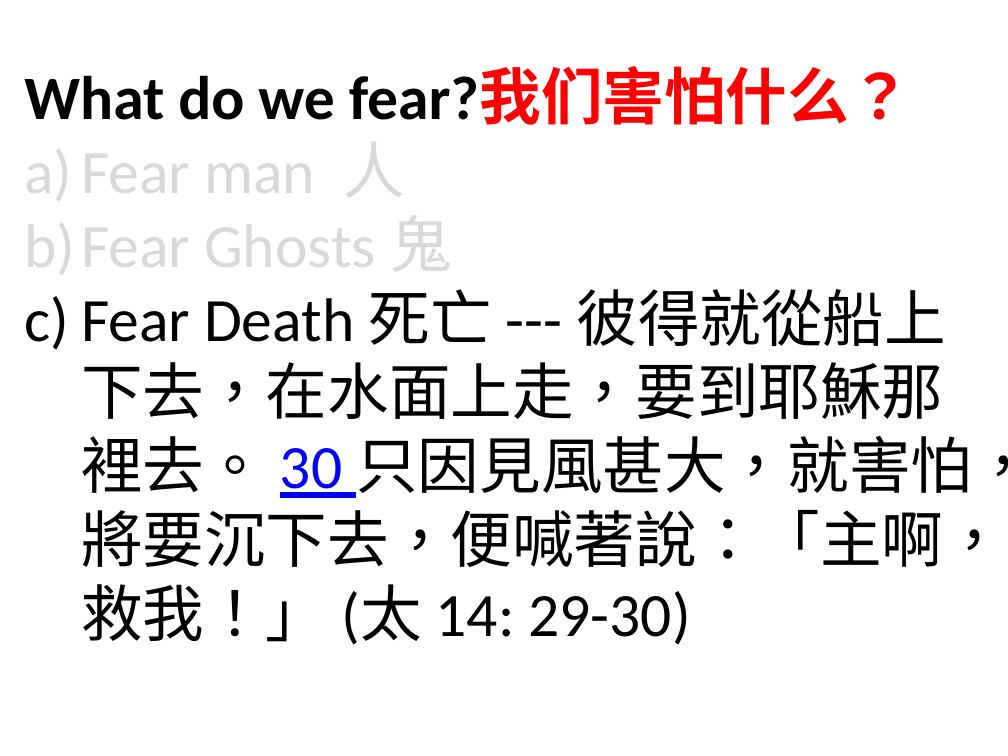
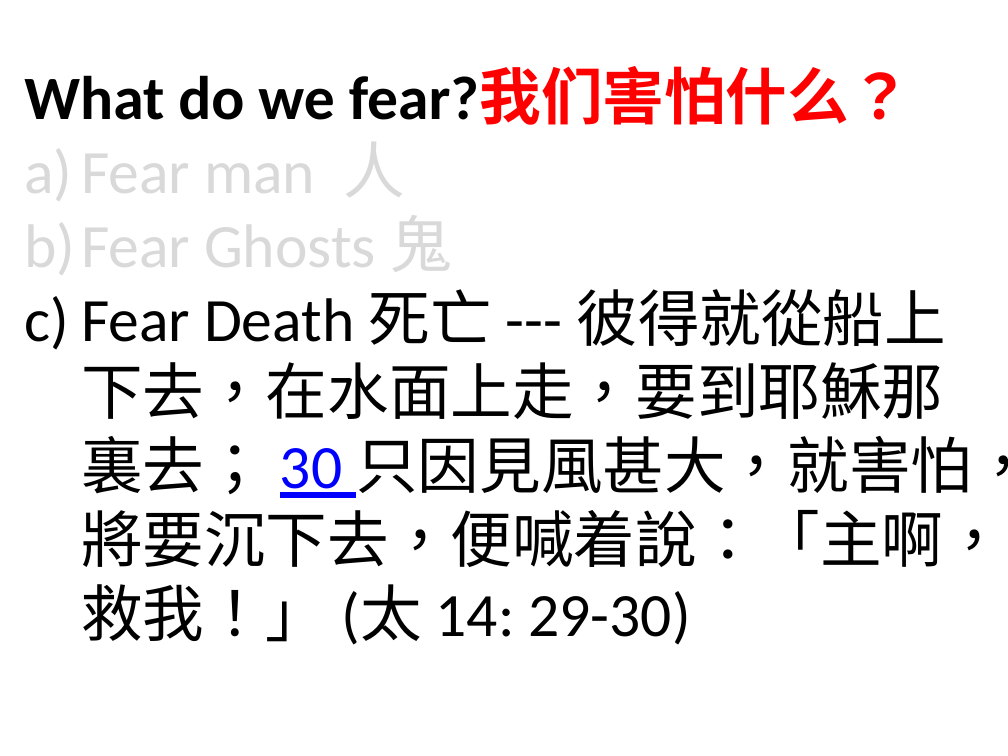
Before and after one commit to sauchilee/sauchilee.github.io, a slide deck: slide 4 of preaching/敬畏神.pptx. Drawn at 1008x756 pixels with LibreOffice and Linux fonts; fonts in the diff are those of the drawing. Boxes give left, top, right and bottom in pixels: in the first picture for what was removed or moved away, otherwise in the second. Text is boxed around its words. In the diff, an @@ line names an element or a change of style, - is before the commit and + after.

```diff
--- a/preaching/敬畏神.pptx
+++ b/preaching/敬畏神.pptx
@@ text at (81, 289, 1008, 645): text changed @@
-c) Fear Death 死亡 --- 彼得就從船上下去，在水面上走，要到耶穌那裡去。 30 只因見風甚大，就害怕，將要沉下去，便喊著說：「主啊，救我！」 (太 14: 29-30)
+c) Fear Death 死亡 --- 彼得就從船上下去，在水面上走，要到耶穌那裏去； 30 只因見風甚大，就害怕，將要沉下去，便喊着說：「主啊，救我！」 (太 14: 29-30)
```
Also in this commit, not shown: 10 other slides changed, 15 other files.
